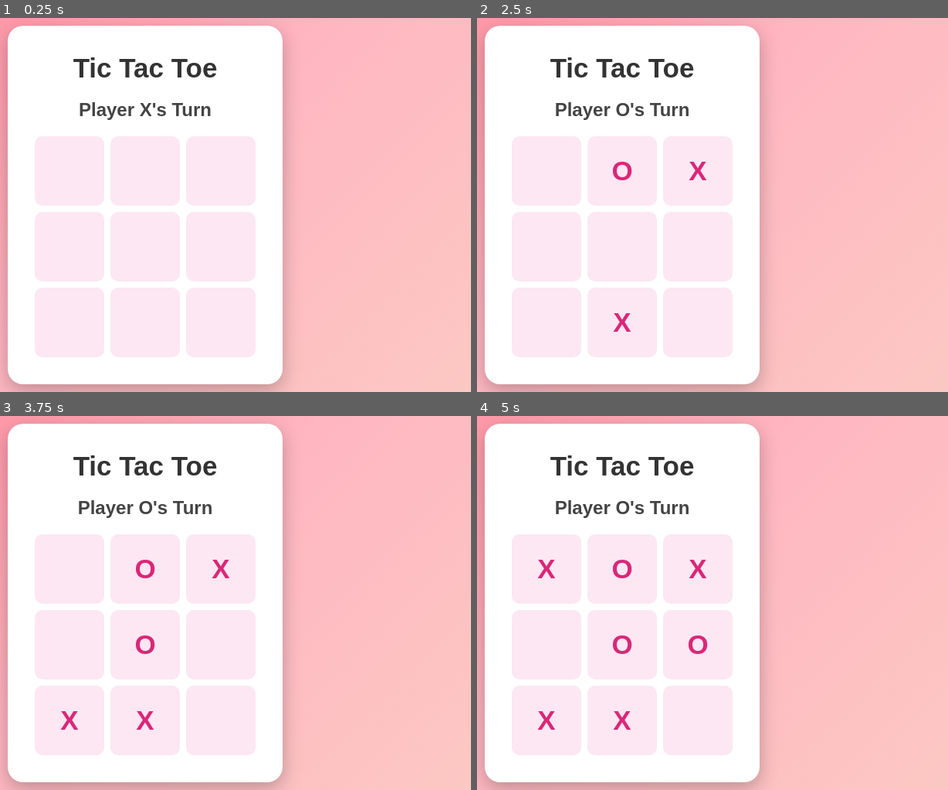
Above: before the commit, frames 1-4 (two rows, left to right).
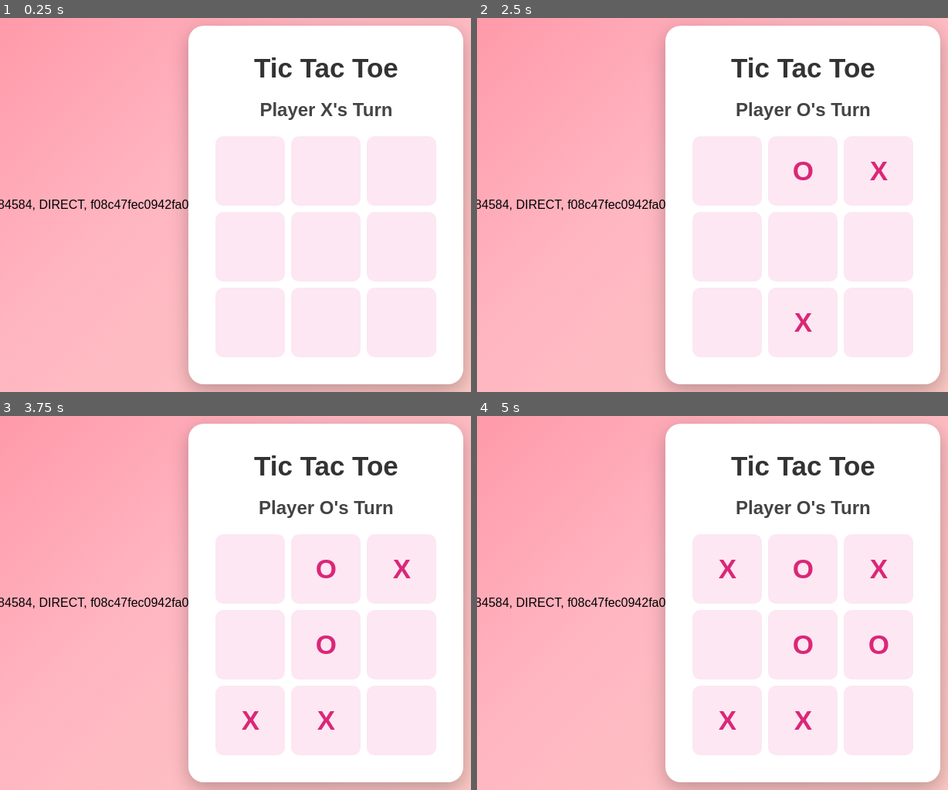
Above: after the commit, the same moments.

Repository: kadolisafa-droid/tictactoegame
Game: browser game, page index.html
Same seed, same stepped clock (60 frames per second), same inputs: the game is played once before the commit and once after it.
Inputs (mouse positions are in pixels of both pictures, inside the frame that each line leads up to; where the layout moved, square brackets give the same spot in the first picture):
- Up to frame 1 (0.25 s): no input
- Up to frame 2 (2.5 s): click (801, 320) [623, 320] at 1.27 s; click (801, 171) [623, 171] at 1.87 s; click (877, 171) [698, 171] at 2.47 s
- Up to frame 3 (3.75 s): click (324, 644) [146, 644] at 3.07 s; click (249, 718) [70, 718] at 3.67 s
- Up to frame 4 (5 s): click (877, 644) [698, 644] at 4.27 s; click (726, 569) [547, 569] at 4.87 s

The runs differ from the first frame. In frame 1, 77% of the frame differs, in the area x 0-100%, y 2-100%; in frame 2, 77%; in frame 3, 77%; in frame 4, 77%.

Commit message:
Update index.html

Diff:
--- a/index.html
+++ b/index.html
@@ -1,7 +1,7 @@
 <!DOCTYPE html>
 <html lang="en">
 <head>
-    <meta name="google-adsense-account" content="ca-pub-5630314416384584">
+    google.com, pub-5630314416384584, DIRECT, f08c47fec0942fa0
 
 
 
